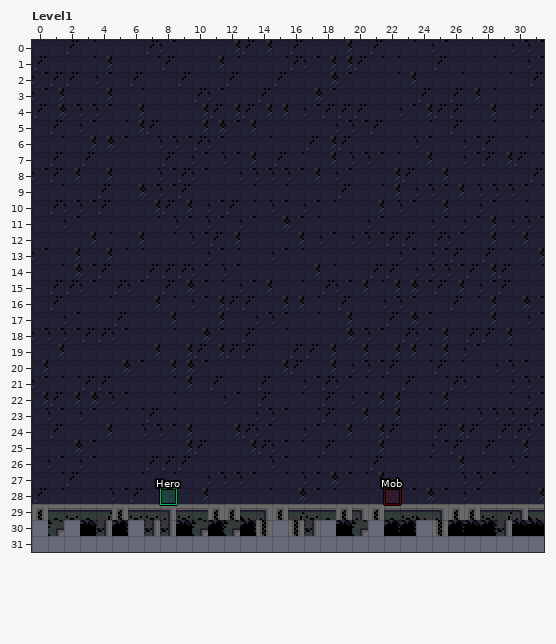
A LDtk project gets an edit: src/commonMain/resources/world.ldtk. That is the earlier state.
Cells are 8x8 px. Shown: Level1 x 0..31, y 0..31.
The same view after the edit:
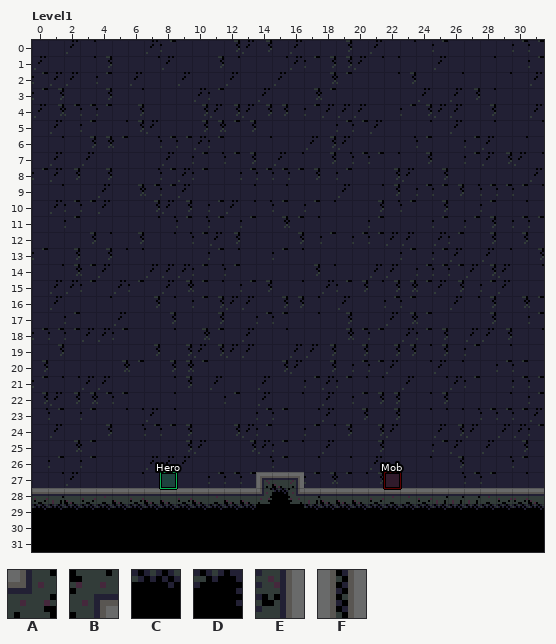
Key: from "Collisions": A 1 "Walls"; from "Tiles": B 71, C 72, D 73, E 74, F 75.
_ is an empty cell.
Objects are placed by their top-left corner, in cells (3,4 is the top-left corner of cell 3,4); size is 1x1 cell unless given.
Tiles replaced or removed in this view: B, C, D, E, F.
Author's note on the commit: update tile sprites and ldtk walls ruels
Edits made:
Changed rows in their new state; . is an unchanged cell.
Layer "Background":
first column x 1:
30 _.___.________.__.__.__._______
Layer "Collisions":
first column x 0:
27 ..............AAA...............
28 AAAAAAAAAAAAAAAAAAAAAAAAAAAAAAAA
30 AAAAAAAAAAAAAAAAAAAAAAAAAAAAAAAA
31 AAAAAAAAAAAAAAAAAAAAAAAAAAAAAAAA
Layer "Entities":
changed: "Hero" rectangle at 8,28 -> "Hero" rectangle at 8,27
changed: "Mob" rectangle at 22,28 -> "Mob" rectangle at 22,27
